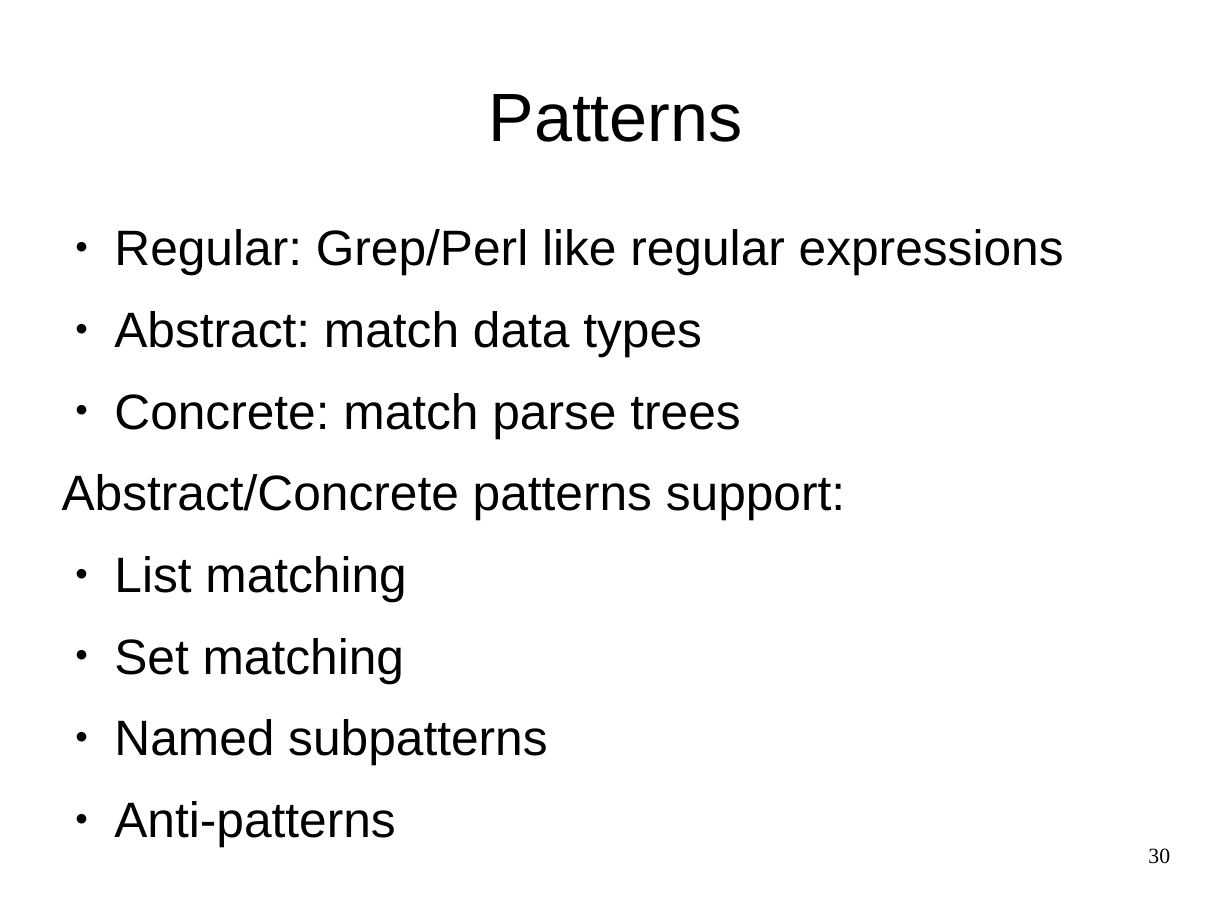
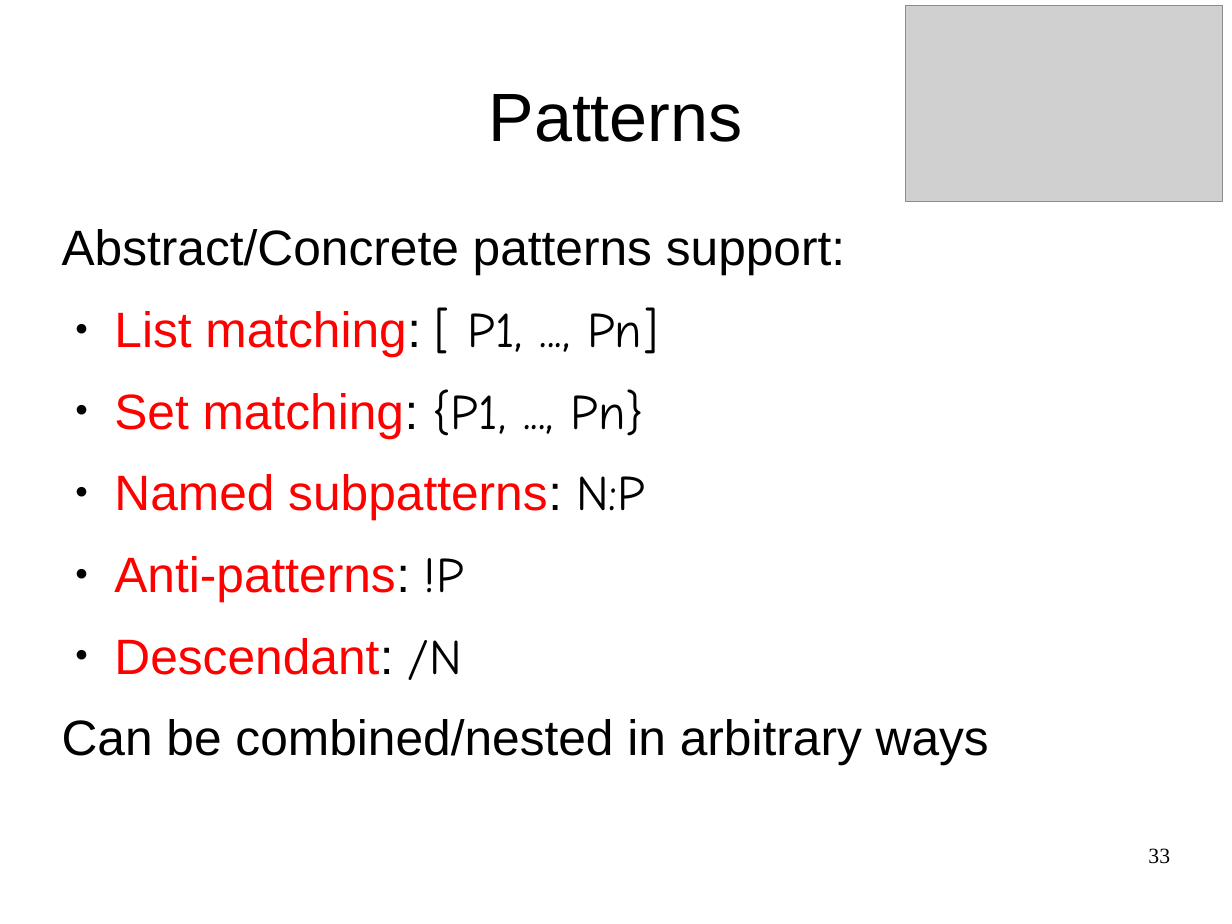
Before and after one commit to cwi-swat/meta-environment, a slide deck: slide 33 of meta-doc/analysis/rascal-slides/rascal-slides.odp (slide 30 before the commit). Drawn at 1232x924 pixels with LibreOffice and Linux fonts; fonts in the diff are those of the drawing; grey boxes stand for pictures; background and template pictures are left out. Boxes give left, top, right and bottom in pixels: in the first picture for what was removed or moved away, otherwise in the second. Text is boxed around its words. In the diff, an @@ line names an element or a change of style, - is before the commit and + after.

```diff
--- a/meta-doc/analysis/rascal-slides/rascal-slides.odp
+++ b/meta-doc/analysis/rascal-slides/rascal-slides.odp
@@ picture added at <box>906,6,1223,202</box> @@
@@ text at <box>114,229,1064,438</box>: paragraphs removed @@
-● Regular: Grep/Perl like regular expressions
-● Abstract: match data types
-● Concrete: match parse trees
@@ text at <box>62,307,989,765</box>: text changed @@
-● List matching
-● Set matching
-● Named subpatterns
-● Anti-patterns
+● List matching: [ P1, ..., Pn]
+● Set matching: {P1, ..., Pn}
+● Named subpatterns: N:P
+● Anti-patterns: !P
+● Descendant: /N
+Can be combined/nested in arbitrary ways
@@ page number at <box>1148,848,1170,864</box>: text changed @@
-30
+33
```
Also in this commit, not shown: 19 other slides changed, 5 slides added, 1 slide removed, 1 other file.
